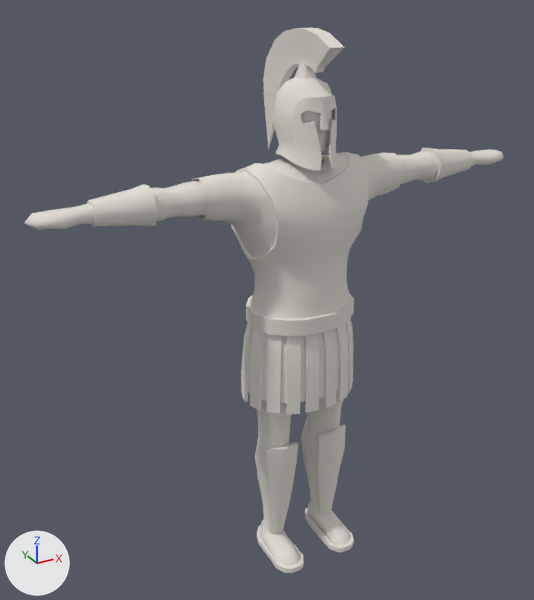
A saved change to the FBX model Atlanticide/Assets/Models/player.FBX.
Both versions are drawn from a 50 mm camera at (-1.229, -1.987, 2.026) aimed at (-0.09, 0.084, 0.991). Every picture has the same lights, and +X, +Y and +Z are marked at lower left. Where no turn or scale is listed for an object, it has been applied to the vertices.

The older version as bpy lines, for what is in view:
```python
me_mesh = bpy.data.meshes.new('Mesh')
me_mesh.from_pydata(...)  # 252 vertices, 246 faces; spans x -7.2..7.2, y -7.5..7.5, z -8.3..7.8
me_mesh.materials.append(mat_07___default)  # light grey #e3ded6
me_mesh_001 = bpy.data.meshes.new('Mesh.001')
me_mesh_001.from_pydata(...)  # 1454 vertices, 1344 faces; spans x -77.0..77.0, y -14.0..10.0, z -66.0..25.0
me_mesh_001.materials.append(mat_07___default)  # light grey #e3ded6
me_mesh_002 = bpy.data.meshes.new('Mesh.002')
me_mesh_002.from_pydata(...)  # 322 vertices, 280 faces; spans x -8.3..8.3, y -8.6..11.3, z -7.6..11.5
me_mesh_002.materials.append(mat_07___default)  # light grey #e3ded6
me_mesh_003 = bpy.data.meshes.new('Mesh.003')
me_mesh_003.from_pydata(...)  # 45 vertices, 38 faces; spans x -0.003..0.047, y -0.171..0.227, z 0.293..0.7
me_mesh_003.materials.append(mat_07___default)  # light grey #e3ded6
ob_head = bpy.data.objects.new('head', me_mesh)
ob_head.location = (0.0, -0.001, 1.603)
ob_head.scale = (0.0114, 0.0146, 0.0163)
ob_helmet = bpy.data.objects.new('helmet', me_mesh_002)
ob_helmet.location = (0.0, -0.003, 1.608)
ob_helmet.scale = (0.0114, 0.0146, 0.0163)
ob_mane = bpy.data.objects.new('mane', me_mesh_003)
ob_mane.location = (-0.022, 0.009, 1.182)
ob_torso = bpy.data.objects.new('torso', me_mesh_001)
ob_torso.location = (0.0, 0.02, 1.083)
ob_torso.scale = (0.0114, 0.0146, 0.0163)
```
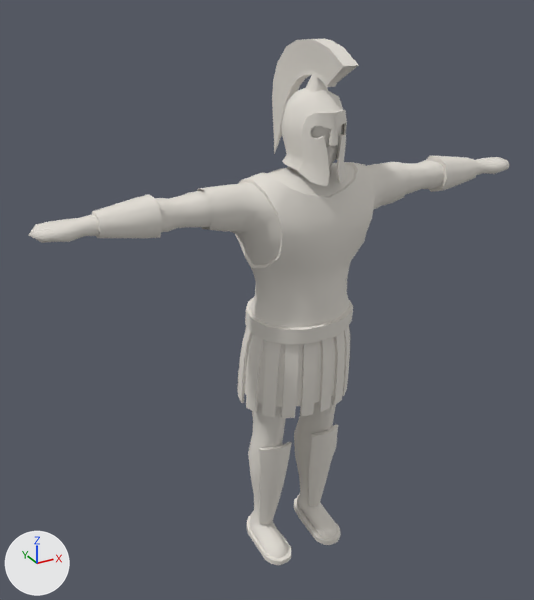
Where the newer file only moved an object's origin or applied its transform, the numbers keep the older frame.

Changed parts and their boxes [x1, y1, x2, y2] in the pictures (534 x 600 px):
'torso', moved, turned
    before: [25, 148, 504, 573]
    after: [28, 156, 510, 565]
'helmet', reshaped, moved, turned
    before: [273, 59, 339, 171]
    after: [281, 70, 347, 186]
'mane', mesh turned
    before: [263, 27, 344, 150]
    after: [272, 38, 359, 154]
'head', moved
    before: [285, 110, 333, 173]
    after: [292, 125, 343, 176]

The change in detail:
me_mesh_001 has 1454 vertices, 1344 faces and spans x -77.0..77.0, y -14.0..10.0, z -66.0..25.0.
me_mesh_001 is used by ob_torso; location (0.0, 0.02, 1.083); scale (0.0114, 0.0146, 0.0163).
me_mesh_001 part 2: the whole mesh is moved by (0.0, 1.0, 66.0).
me_mesh_002 is used by ob_helmet; location (0.0, -0.003, 1.608); scale (0.0114, 0.0146, 0.0163).
me_mesh_002 had 322 vertices, 280 faces and spanned x -8.3..8.3, y -8.6..11.3, z -7.6..11.5.
me_mesh_002 now has 322 vertices, 280 faces and spans x -8.3..8.3, y -8.8..11.1, z 90.9..110.0.
me_mesh_002 part 1: 322 of 322 vertices moved; they spanned x -8.3..8.3, y -8.6..11.3, z -7.6..11.5 and now span x -8.3..8.3, y -8.8..11.1, z 90.9..110.0; mean shift (0.0, -0.2, 98.5); largest move (-7.1, -3.4, -6.5) -> (-7.1, -3.6, 92.6).
me_mesh_003 has 45 vertices, 38 faces and spans x -0.003..0.047, y -0.171..0.227, z 0.293..0.7.
me_mesh_003 is used by ob_mane; location (-0.022, 0.009, 1.182).
me_mesh_003 part 3: the whole mesh is turned 5 degrees about the x axis through its middle, then moved by (0.0, -0.059, -0.024).
Object 'torso' (ob_torso) moves from (0.0, 0.02, 1.083) to (0.0, 0.087, -0.021).
Object 'torso' (ob_torso) turns from (0, 0, 0) to (5, 0, 0) degrees about x, y and z.
Object 'helmet' (ob_helmet) moves from (0.0, -0.003, 1.608) to (0.0, 0.087, -0.021).
Object 'helmet' (ob_helmet) turns from (0, 0, 0) to (5, 0, 0) degrees about x, y and z.
Object 'head' (ob_head) moves from (0.0, -0.001, 1.603) to (0.0, 0.087, -0.021).
